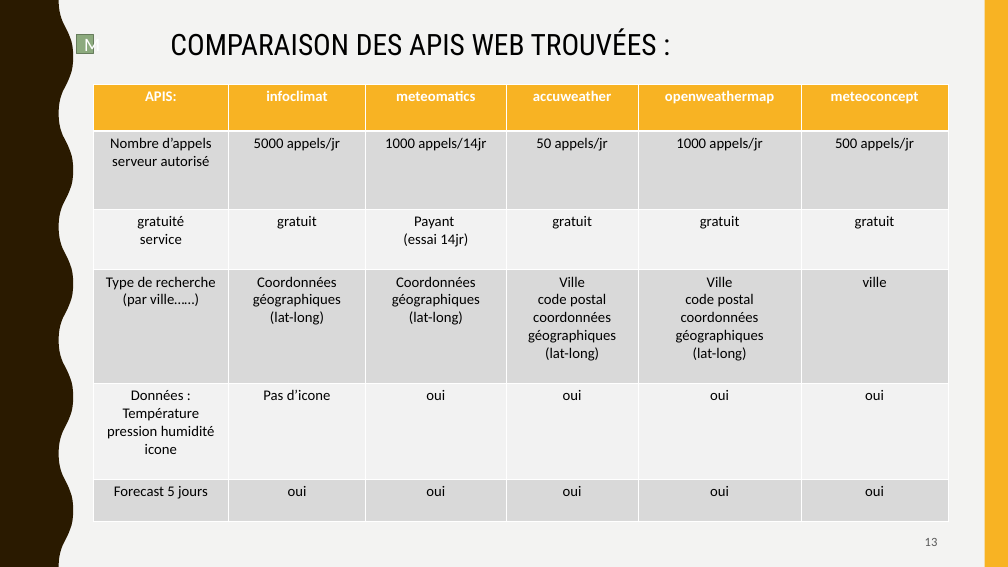
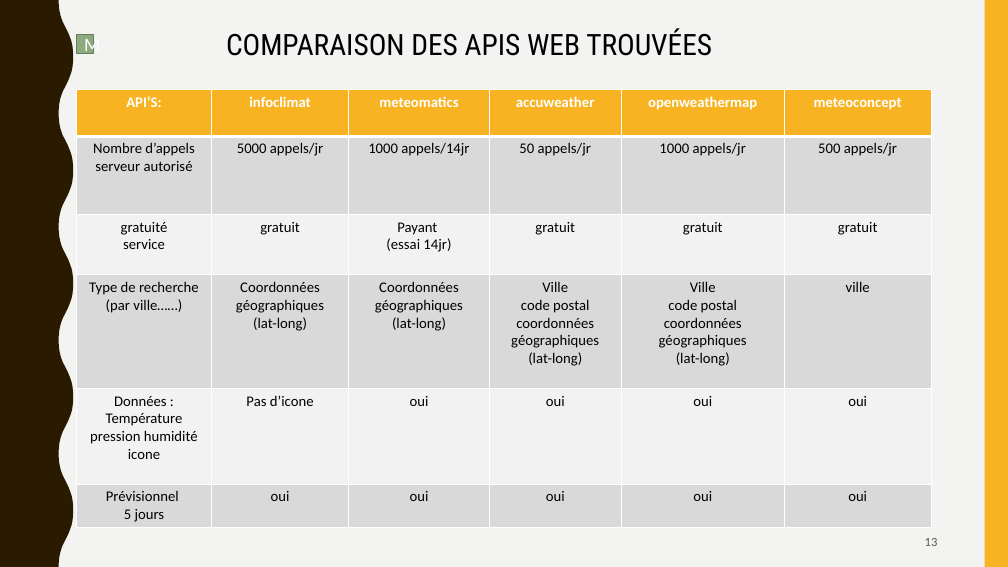
Before and after one commit to aiekick/ProjectStationMeteo, a slide deck: slide 13 of doc/StationMeteo_Soutenance_Stephane.pptx. Drawn at 1008x567 pixels with LibreOffice and Linux fonts; fonts in the diff are those of the drawing. Boxes give left, top, right and bottom in pixels: in the first picture for what was removed or moved away, otherwise in the second. Text is boxed around its words. In the diff, an @@ line names an element or a change of style, - is before the commit and + after.

```diff
--- a/doc/StationMeteo_Soutenance_Stephane.pptx
+++ b/doc/StationMeteo_Soutenance_Stephane.pptx
@@ text at [226, 28, 712, 56]: text changed @@
-COMPARAISON DES APIS WEB TROUVÉES :
+COMPARAISON DES APIS WEB TROUVÉES
@@ table at [76, 89, 932, 527] @@
-row 1, column 1: APIS:
+row 1, column 1: API’S:
-row 6, column 1: Forecast 5 jours
+row 6, column 1: Prévisionnel / 5 jours
@@ table: place and size @@
-table at [94, 84, 949, 521]
+table at [76, 89, 932, 527]
```
Also in this commit, not shown: 16 other slides changed, 2 slides added, 3 slides removed.
